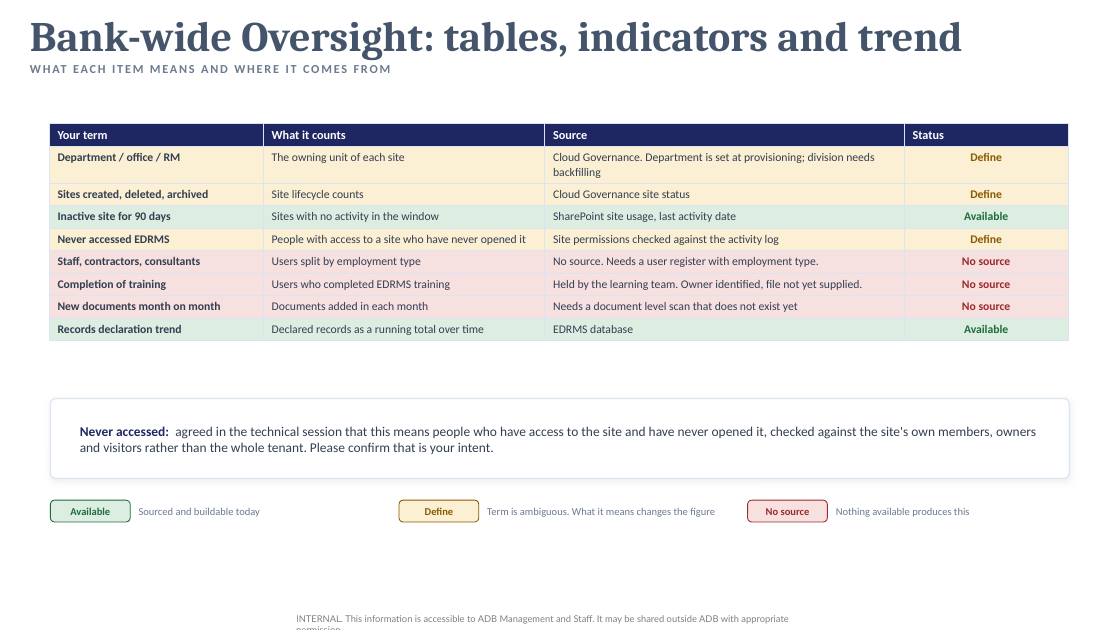
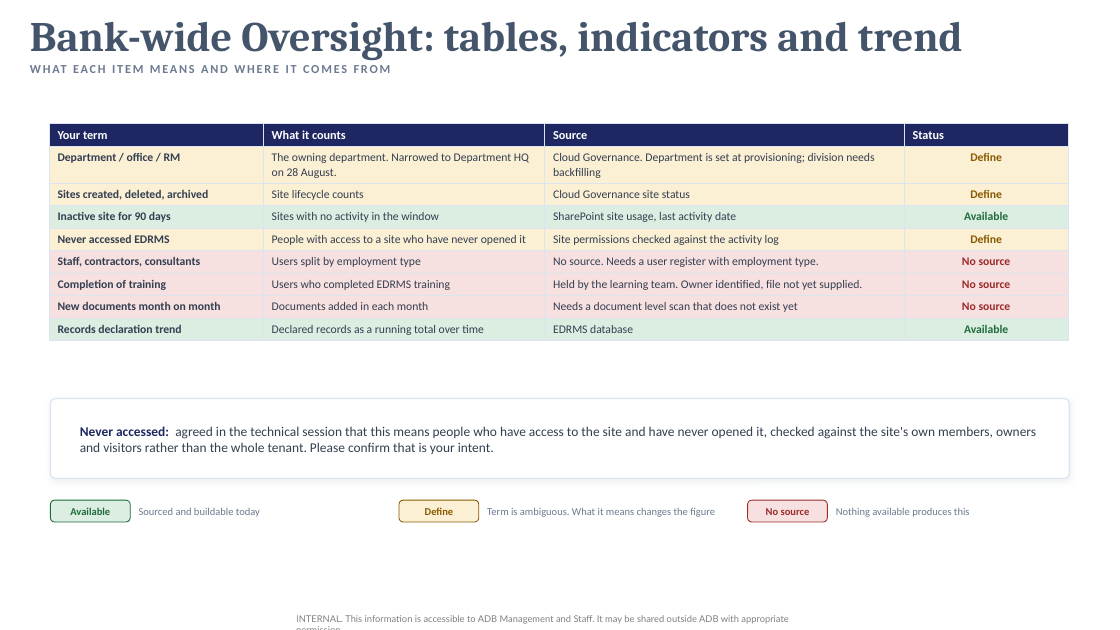
Before and after one commit to perezfiles01-droid/Jim, a slide deck: slide 8 of EDRMS_Util_Report_3.pptx. Drawn at 1120x630 pixels with LibreOffice and Linux fonts; fonts in the diff are those of the drawing; background and template pictures are left out. Boxes give left, top, right and bottom in pixels: in the first picture for what was removed or moved away, otherwise in the second. Text is boxed around its words. In the diff, an @@ line names an element or a change of style, - is before the commit and + after.

```diff
--- a/EDRMS_Util_Report_3.pptx
+++ b/EDRMS_Util_Report_3.pptx
@@ table at (49,124,1068,340) @@
-row 2, column 2: The owning unit of each site
+row 2, column 2: The owning department. Narrowed to Department HQ on 28 August.
```
Also in this commit, not shown: 4 other slides changed.
